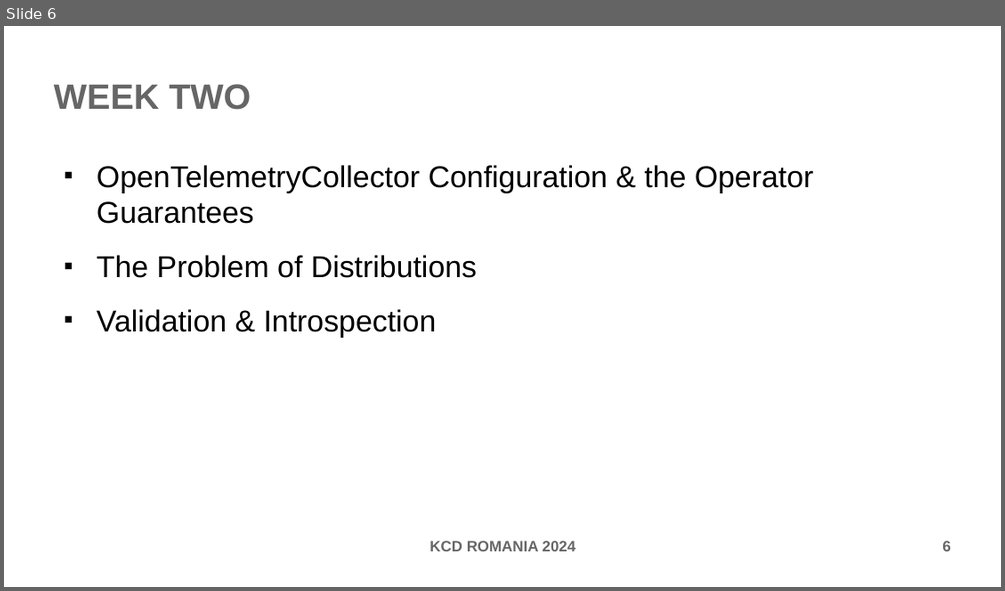
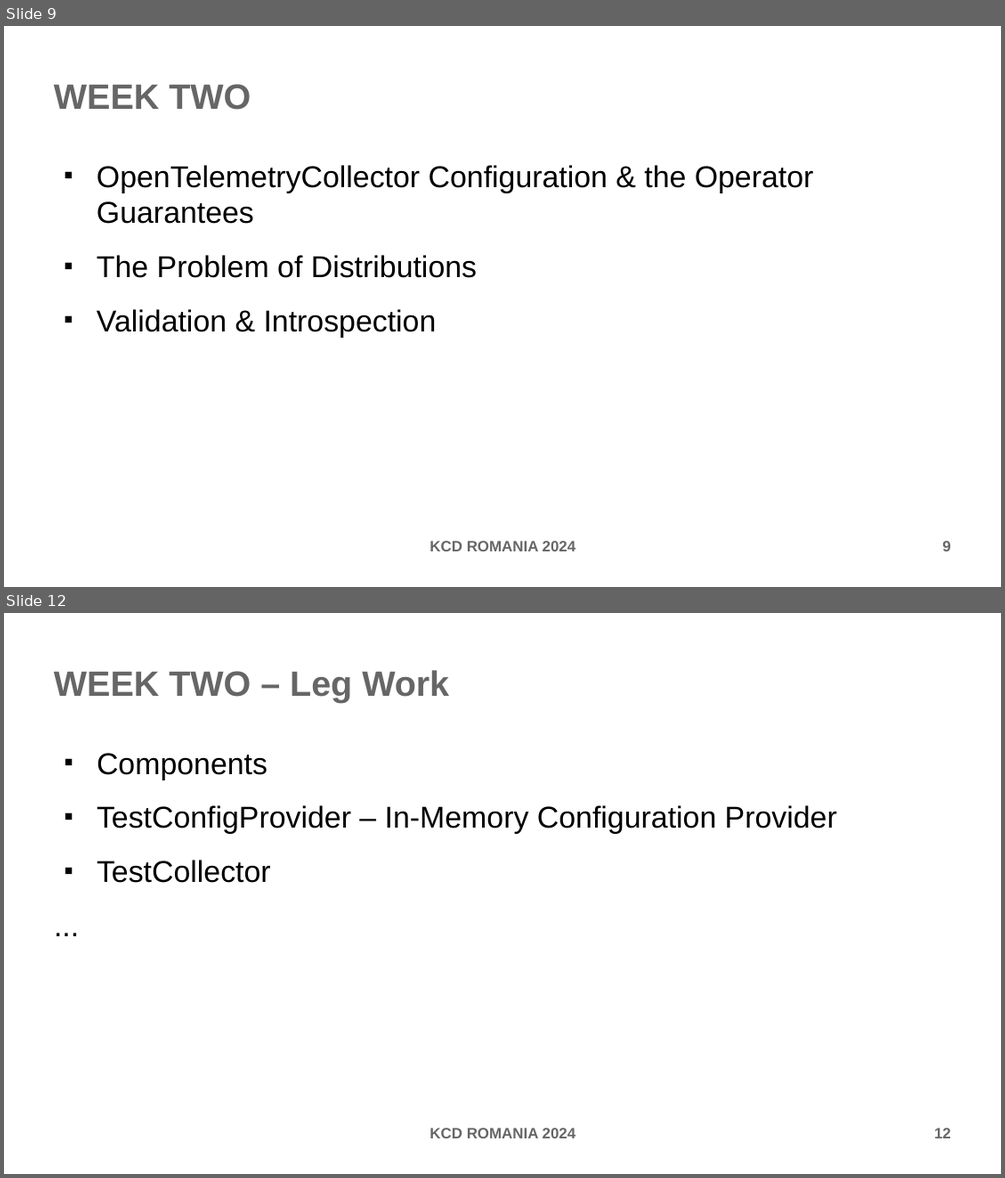
Before and after one commit to forestsword/ditd-presentation, a slide deck: ditd-presentation.odp. Shown one above the other, each under a label of ours: slide 6 before the commit, slides 9 and 12 after it; the slides between them are not shown. The pictures are 1005x591 and 1005x1178 pixels, drawn with LibreOffice and Linux fonts; fonts in the diff are those of the drawing. Boxes give left, top, right and bottom in pixels: in the first picture for what was removed or moved away, otherwise in the second. Text is boxed around its words. In the diff, an @@ line names an element or a change of style, - is before the commit and + after.

```diff
--- a/ditd-presentation.odp
+++ b/ditd-presentation.odp
@@ slide 12 added at <box>4,613,1001,1174</box>, background #FFFFFF @@
@@ title added at <box>54,670,449,703</box>, 28 pt, text #666666, bold @@
+WEEK TWO – Leg Work
@@ text added at <box>97,753,837,883</box>, 24 pt, text #000000 @@
+■ Components
+■ TestConfigProvider – In-Memory Configuration Provider
+■ TestCollector
+...
@@ text added at <box>429,1127,576,1138</box>, 12 pt, text #666666, bold @@
+KCD ROMANIA 2024
@@ page number added at <box>934,1127,951,1138</box>, 12 pt, text #666666, bold @@
+12
@@ what was slide 6 is now slide 9 @@
@@ page number at <box>942,540,950,551</box>: text changed @@
-6
+9
```
Also in this commit, not shown: 5 slides changed, 7 other slides added.
